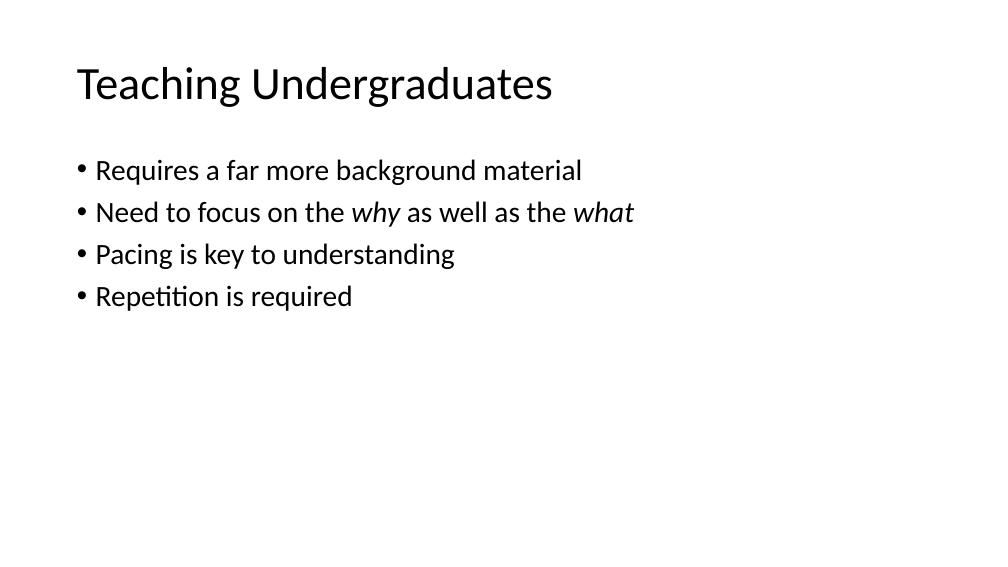
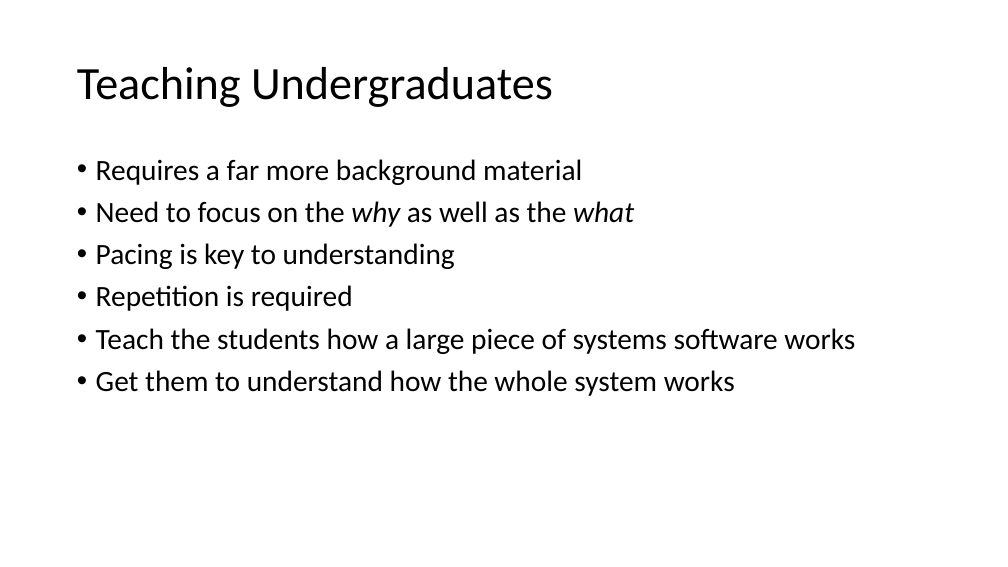
Before and after one commit to teachbsd/course, a slide deck: slide 21 of teaching_with_freebsd.pptx (slide 20 before the commit). Drawn at 1008x567 pixels with LibreOffice and Linux fonts; fonts in the diff are those of the drawing. Boxes give left, top, right and bottom in pixels: in the first picture for what was removed or moved away, otherwise in the second. Text is boxed around its words. In the diff, an @@ line names an element or a change of style, - is before the commit and + after.

Commit message:
Add more of the material from the undergrad course

```diff
--- a/teaching_with_freebsd.pptx
+++ b/teaching_with_freebsd.pptx
@@ text at [96,328,855,396]: paragraphs added @@
+• Teach the students how a large piece of systems software works
+• Get them to understand how the whole system works
```
Also in this commit, not shown: 5 other slides changed, 7 slides added.
